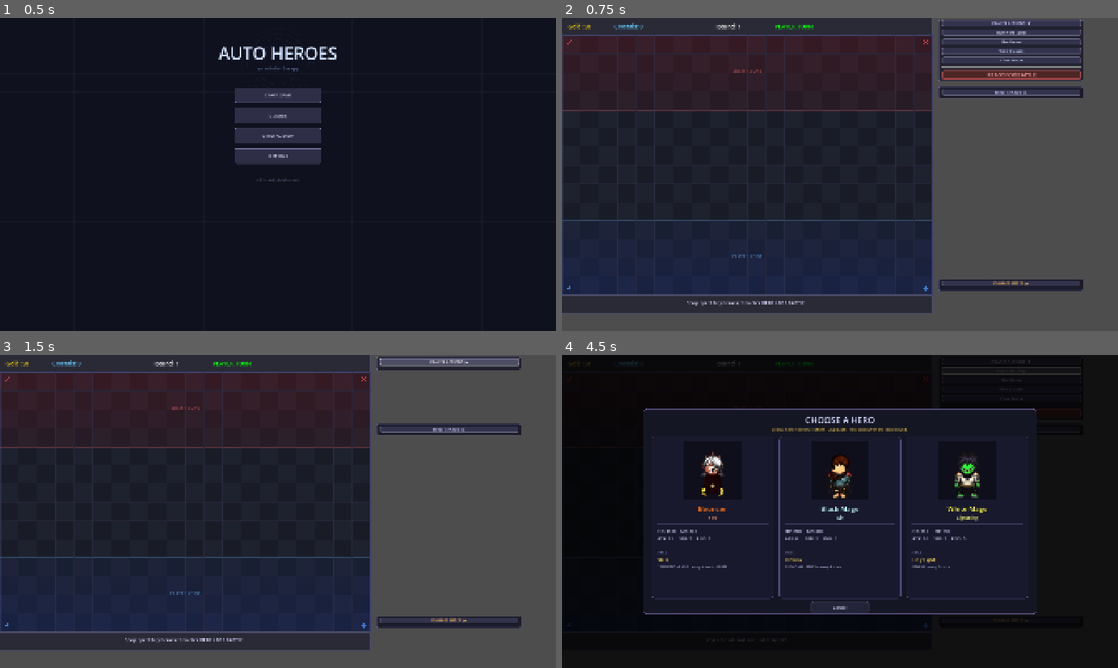
Above: before the commit, frames 1-4 (two rows, left to right).
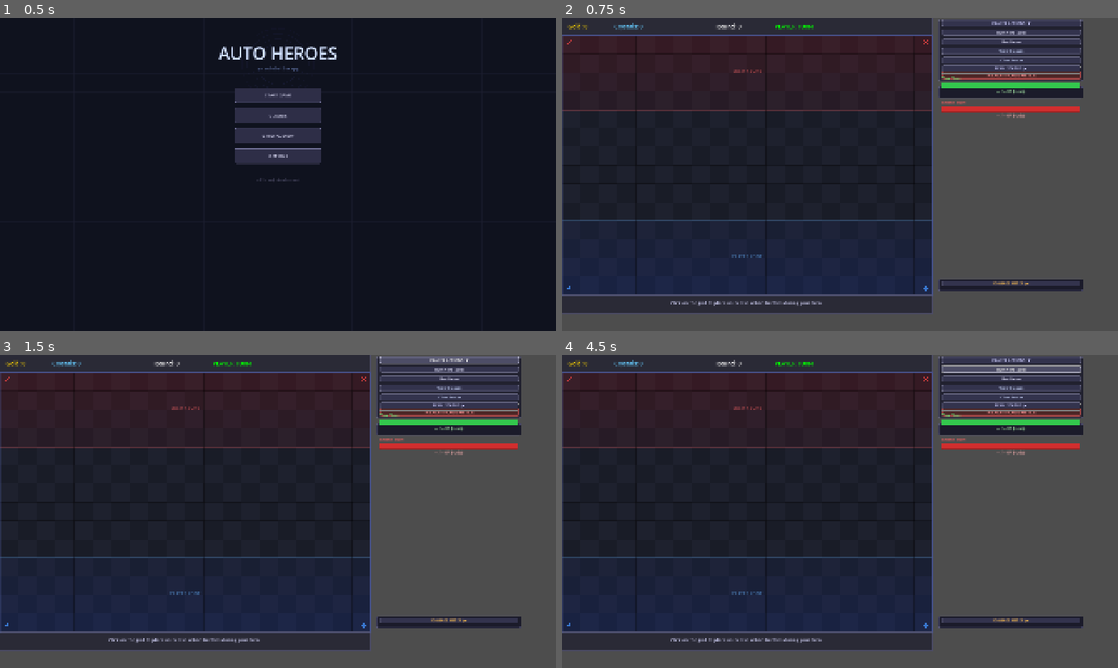
Above: after the commit, the same moments.

Repository: iceie2/autobattler-rpg
Game: Godot game, scene res://scenes/main_menu.tscn
The game is run twice, just before and just after one commit, with the same random seed, the same clock (stepped at 60 frames per second) and the same inputs.
Inputs:
- Up to frame 1 (0.5 s): no input
- Up to frame 2 (0.75 s): click "START GAME" at 0.5 s
- Up to frame 3 (1.5 s): click "PLAYER ACTIONS ▼" at 1.25 s
- Up to frame 4 (4.5 s): click "PLAYER ACTIONS ▶" (after the commit: "PLAYER ACTIONS ▼") at 2 s; click "READY FOR BATTLE" at 2.75 s; click "READY FOR BATTLE" at 3.5 s; click "Buy Hero (20g)" at 4.25 s

Frame 1 is identical in both runs. In frame 2, 3.8% of the frame differs, in the area x 0-94%, y 2-92%; in frame 3, 7.5%; in frame 4, 71%, in the area x 0-100%, y 0-100%.
Error after the commit: Parse Error: Cannot infer the type of "raw" variable because the value doesn't have a set type. (res://scripts/main_game.gd:177)

Commit message:
Fix action panel losing background style on toggle
Godot 4 drops theme_override_styles/panel when offset_bottom changes
dynamically. Fix: cache the StyleBoxFlat in a GDScript variable
(_action_panel_style) so it has a strong reference that won't be GC'd,
then re-apply it via add_theme_stylebox_override() after every toggle.
Also call release_focus() on the toggle button to prevent focus-ring
styling from making the button look different after clicking.

Updated ACTION_PANEL_EXPANDED_BOTTOM 226.415 → 218.0 to match scene.

Co-Authored-By: Claude Sonnet 4.6 <noreply@anthropic.com>

Diff:
--- a/scripts/main_game.gd
+++ b/scripts/main_game.gd
@@ -20,9 +20,10 @@
 @onready var roster_btn         = $UI/ActionPanel/VBoxContainer/RosterBtn
 @onready var ready_btn          = $UI/ActionPanel/VBoxContainer/ReadyBtn
 
-const ACTION_PANEL_EXPANDED_BOTTOM  := 226.415
-const ACTION_PANEL_COLLAPSED_BOTTOM := 52.0
+const ACTION_PANEL_EXPANDED_BOTTOM  := 218.0
+const ACTION_PANEL_COLLAPSED_BOTTOM := 42.0
 var _action_panel_expanded := true
+var _action_panel_style: StyleBoxFlat   # held in GDScript to survive layout changes
 
 # Team status panel
 @onready var team_stats_panel = $UI/TeamStatsPanel
@@ -171,6 +172,24 @@
 	ready_btn.pressed.connect(_on_ready_pressed)
 	details_close_btn.pressed.connect(_on_details_close_pressed)
 	unit_details_panel.gui_input.connect(_on_details_panel_input)
+	# Cache the action panel's StyleBoxFlat so we can re-apply it after
+	# every offset change (Godot 4 drops theme_override_styles on layout updates)
+	var raw := action_panel.get_theme_stylebox("panel")
+	if raw is StyleBoxFlat:
+		_action_panel_style = (raw as StyleBoxFlat).duplicate()
+	else:
+		_action_panel_style = StyleBoxFlat.new()
+		_action_panel_style.bg_color    = Color(0.12, 0.12, 0.18, 0.95)
+		_action_panel_style.border_color = Color(0.4, 0.4, 0.5, 1)
+		_action_panel_style.border_width_left   = 2
+		_action_panel_style.border_width_right  = 2
+		_action_panel_style.border_width_top    = 2
+		_action_panel_style.border_width_bottom = 2
+		_action_panel_style.corner_radius_top_left     = 4
+		_action_panel_style.corner_radius_top_right    = 4
+		_action_panel_style.corner_radius_bottom_left  = 4
+		_action_panel_style.corner_radius_bottom_right = 4
+
 	action_toggle_btn.pressed.connect(_on_action_toggle)
 	team_toggle_btn.pressed.connect(_on_team_toggle)
 	_set_team_panel_content_visible(false)
@@ -566,11 +585,13 @@
 func _on_action_toggle() -> void:
 	_action_panel_expanded = not _action_panel_expanded
 	var vbox := action_panel.get_node("VBoxContainer")
-	# Hide everything except the toggle button (child 0)
 	for i in range(1, vbox.get_child_count()):
 		vbox.get_child(i).visible = _action_panel_expanded
 	action_toggle_btn.text = "PLAYER ACTIONS  %s" % ("▼" if _action_panel_expanded else "▶")
 	action_panel.offset_bottom = ACTION_PANEL_EXPANDED_BOTTOM if _action_panel_expanded else ACTION_PANEL_COLLAPSED_BOTTOM
+	# Re-apply panel style — Godot 4 drops theme_override_styles on offset changes
+	action_panel.add_theme_stylebox_override("panel", _action_panel_style)
+	action_toggle_btn.release_focus()
 
 # Shared draggable panel handler — returns a callable bound to the given panel
 func _make_panel_drag_handler(panel: Control) -> Callable:
